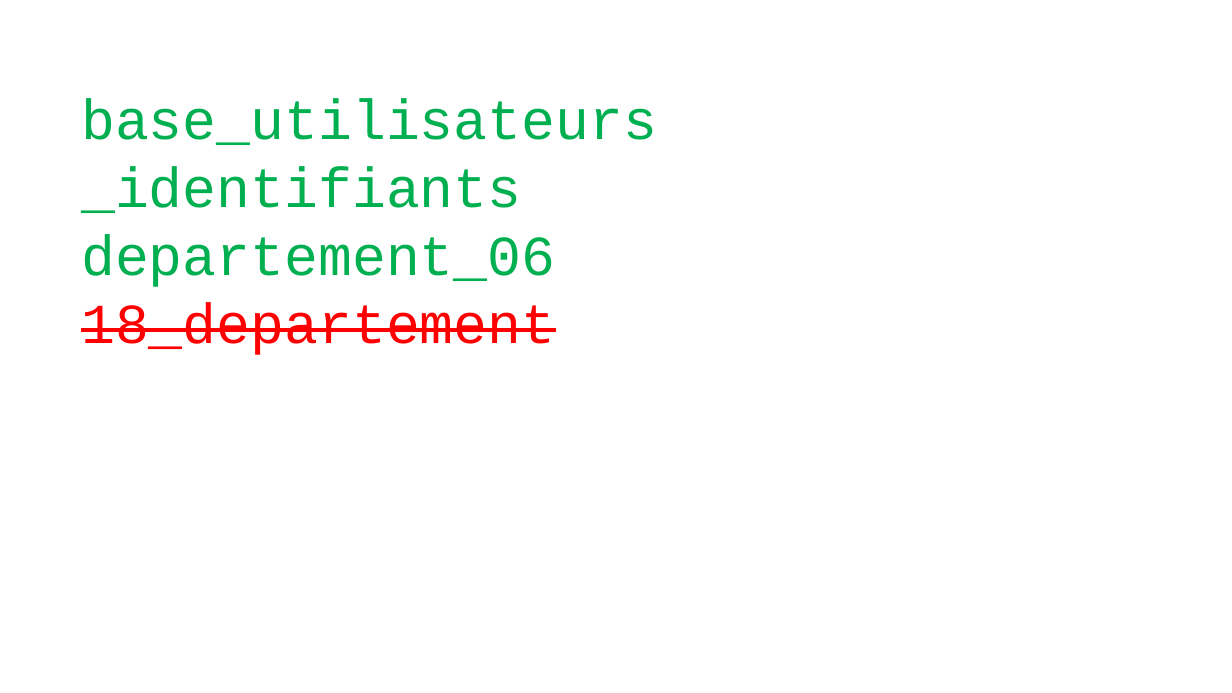
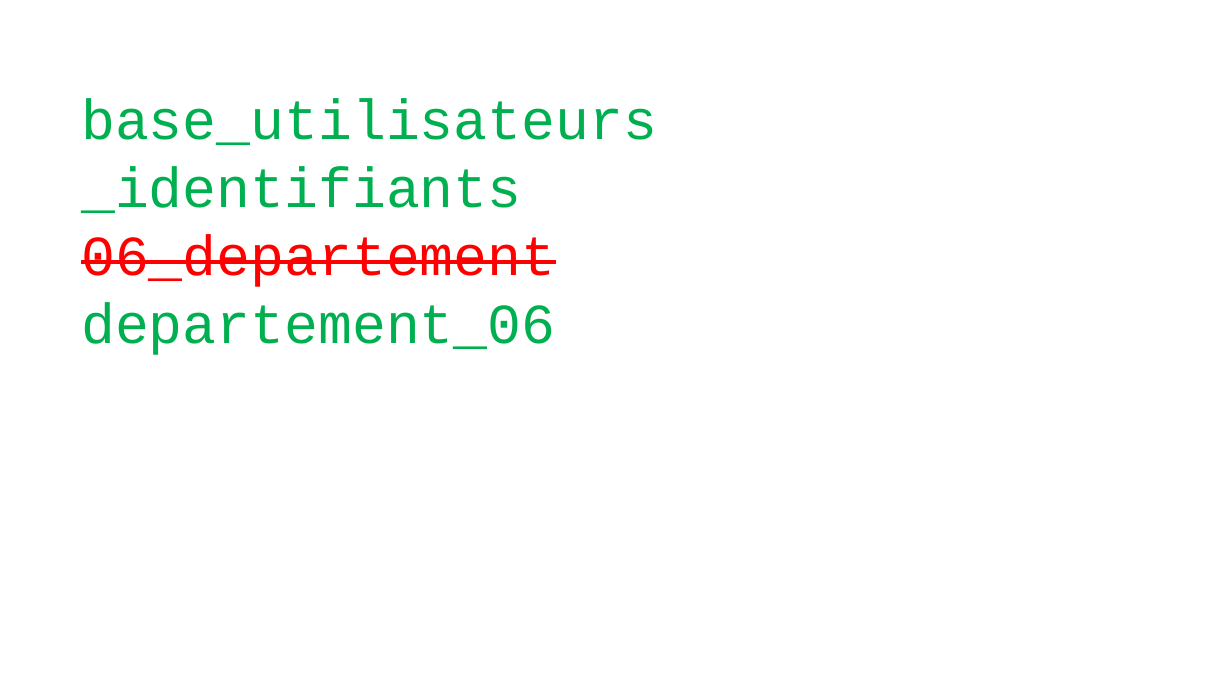
Before and after one commit to parmentelat/flotpython-archive, a slide deck: slide 6 of w1/w1-s6-av-slide1.pptx. Drawn at 1232x693 pixels with LibreOffice and Linux fonts; fonts in the diff are those of the drawing. Boxes give left, top, right and bottom in pixels: in the first picture for what was removed or moved away, otherwise in the second. Text is boxed around its words. In the diff, an @@ line names an element or a change of style, - is before the commit and + after.

```diff
--- a/w1/w1-s6-av-slide1.pptx
+++ b/w1/w1-s6-av-slide1.pptx
@@ text at box(81, 234, 555, 287): paragraph added @@
+06_departement
@@ text at box(81, 302, 555, 355): paragraph removed @@
-18_departement
```
Also in this commit, not shown: 2 other slides changed, 14 other files.
